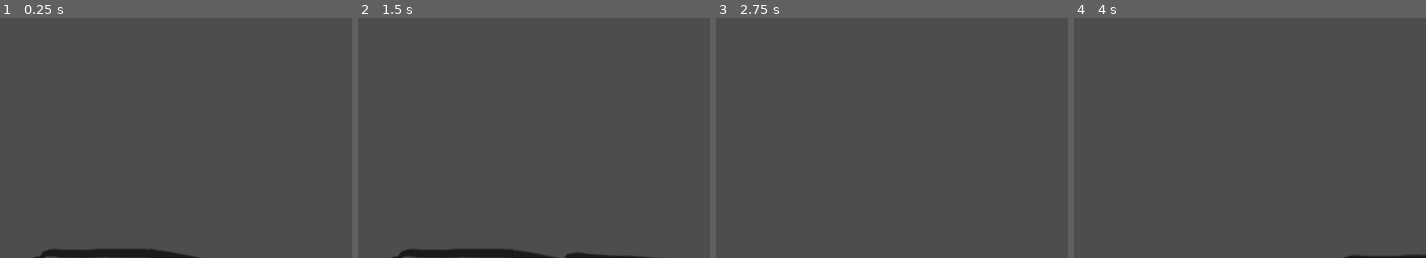
Above: before the commit, frames 1-4 (left to right).
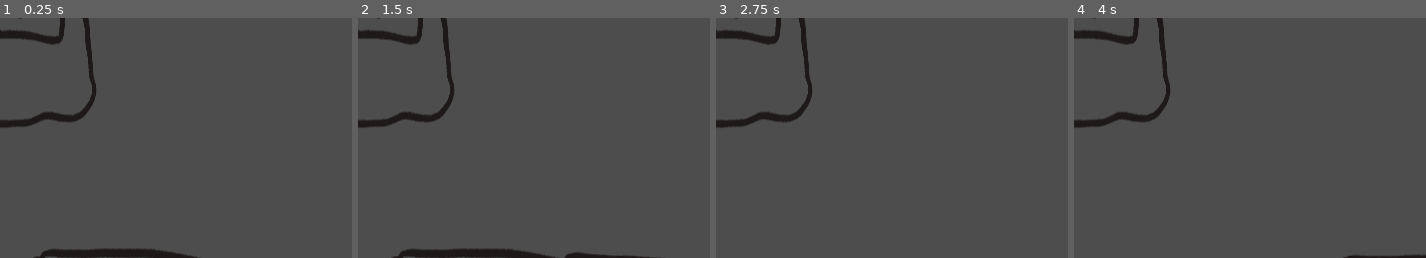
Above: after the commit, the same moments.

Repository: noxden/gmtk-jam-2025
Game: Godot game, scene res://scenes/main.tscn
Same seed, same stepped clock (60 frames per second), same inputs: the game is played once before the commit and once after it.
Inputs (mouse positions are % of the whole screen's width and height, from its top left):
- Up to frame 1 (0.25 s): no input
- Up to frame 2 (1.5 s): drag from (51, 78) to (17, 72) at 0.52 s; drag from (51, 78) to (17, 72) at 1.27 s
- Up to frame 3 (2.75 s): move the mouse to (51, 78) at 2.02 s; click (51, 78) at 2.17 s
- Up to frame 4 (4 s): tap Enter at 2.75 s; drag from (65, 80) to (37, 80) at 2.77 s; drag from (79, 83) to (51, 78) at 3.52 s
The pictures show only the part of the screen within x 0-50%, y 0-50%; the shares and areas given below are measured in that part.

The runs differ from the first frame. In frame 1, 2.0% of the frame differs, in the area x 0-28%, y 0-46%; in frame 2, 2.0%; in frame 3, 2.0%; in frame 4, 2.0%.

Commit message:
feat: add scene for dishes
Introduce  a sence for Dishes

Integrate Dishes with the CardManager

Diff:
--- a/autoload/card_manager.gd
+++ b/autoload/card_manager.gd
@@ -4,9 +4,12 @@
 signal unhovered_card
 signal clicked_card
 signal let_go_card
+signal hovered_dish
+signal unhovered_dish
 
 var dragged_card: Node2D
 var current_hovered_card: Node2D
+var current_hovered_dish
 
 
 # Called when the node enters the scene tree for the first time.
@@ -19,6 +22,8 @@
 	connect("unhovered_card", on_unhovered_card)
 	connect("clicked_card", on_clicked_card)
 	connect("let_go_card", on_let_go_card)
+	connect("hovered_dish", on_hovered_dish)
+	connect("unhovered_dish", on_unhovered_dish)
 
 func on_hovered_card(card):
 	current_hovered_card = card
@@ -30,6 +35,12 @@
 	var tween = get_tree().create_tween()
 	tween.tween_property(card, "scale", Vector2(1, 1), 0.1)
 
+func on_hovered_dish(dish):
+	current_hovered_dish = dish
+
+func on_unhovered_dish(dish):
+	current_hovered_dish = null
+
 func on_clicked_card(card):
 	dragged_card = card
 	var tween = get_tree().create_tween()
@@ -39,7 +50,8 @@
 	tween.tween_property(card, "scale", Vector2(1, 1), 0.1)
 
 func on_let_go_card(card):
-	animate_card_movement(card, card.position_in_hand, card.rotation_in_hand)
+	if not current_hovered_dish:
+		animate_card_movement(card, card.position_in_hand, card.rotation_in_hand)
 	dragged_card = null
 
 func animate_card_movement(card, destination, new_rotation):
--- /dev/null
+++ b/scenes/dish.tscn
@@ -0,0 +1,23 @@
+[gd_scene load_steps=4 format=3 uid="uid://kvac6f8v8pad"]
+
+[ext_resource type="Script" uid="uid://d8q37ssjppe8" path="res://scripts/dish.gd" id="1_u12rr"]
+[ext_resource type="Texture2D" uid="uid://bb3w4nv3or4lb" path="res://sprites/knife.png" id="2_qnjfs"]
+
+[sub_resource type="RectangleShape2D" id="RectangleShape2D_6u4wf"]
+size = Vector2(175, 221)
+
+[node name="Card" type="Node2D"]
+script = ExtResource("1_u12rr")
+
+[node name="Sprite2D" type="Sprite2D" parent="."]
+texture = ExtResource("2_qnjfs")
+
+[node name="Area2D" type="Area2D" parent="."]
+
+[node name="CollisionShape2D" type="CollisionShape2D" parent="Area2D"]
+position = Vector2(1.5, -3.5)
+shape = SubResource("RectangleShape2D_6u4wf")
+
+[connection signal="input_event" from="Area2D" to="." method="_on_area_2d_input_event"]
+[connection signal="mouse_entered" from="Area2D" to="." method="_on_area_2d_mouse_entered"]
+[connection signal="mouse_exited" from="Area2D" to="." method="_on_area_2d_mouse_exited"]
--- a/scenes/main.tscn
+++ b/scenes/main.tscn
@@ -1,15 +1,17 @@
-[gd_scene load_steps=3 format=3 uid="uid://bqrwlfunomru3"]
+[gd_scene load_steps=4 format=3 uid="uid://bqrwlfunomru3"]
 
 [ext_resource type="Script" uid="uid://dyref5jpsqapt" path="res://scripts/player_hand.gd" id="2_0wfyh"]
 [ext_resource type="PackedScene" uid="uid://b3cyv4cmyg0vw" path="res://scenes/card.tscn" id="2_sugp2"]
+[ext_resource type="PackedScene" uid="uid://kvac6f8v8pad" path="res://scenes/dish.tscn" id="3_sugp2"]
 
 [node name="Main" type="Node2D"]
 
 [node name="Card" parent="." instance=ExtResource("2_sugp2")]
-visible = false
-position = Vector2(249, 172)
+position = Vector2(-392, -35)
 
 [node name="PlayerHand" type="Node2D" parent="."]
 script = ExtResource("2_0wfyh")
 
 [node name="Cards" type="Node2D" parent="."]
+
+[node name="Dish" parent="." instance=ExtResource("3_sugp2")]
--- /dev/null
+++ b/scripts/dish.gd
@@ -0,0 +1,16 @@
+class_name Dish extends Node2D
+
+
+# Called when the node enters the scene tree for the first time.
+func _ready() -> void:
+	pass # Replace with function body.
+
+# Called every frame. 'delta' is the elapsed time since the previous frame.
+func _process(delta: float) -> void:
+	pass
+
+func _on_area_2d_mouse_entered() -> void:
+	CardManager.emit_signal("hovered_dish", self)
+
+func _on_area_2d_mouse_exited() -> void:
+	CardManager.emit_signal("unhovered_dish", self)
Not shown, added: scripts/dish.gd.uid
